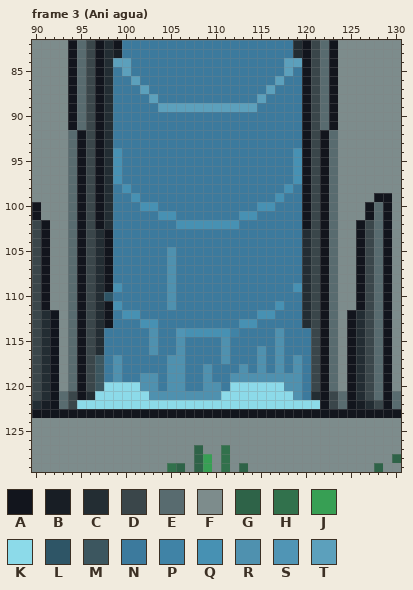
Two versions of one pixel-art file, Personal_Jessica/Checkpoint/Checkpoint-animación.aseprite. Above, as it was before the edit.
224x150 pixels, 37 frames. Colours within 5 levels of each other are drawn and written as one. Shown: frame 3 (Ani agua): x 90..130, y 82..129. The commit also changed other frames or places, which this record leaves out.
Palette (. is transparent): A #12151d  B #181e25  C #232d33  D #3a464a  E #586b6f  F #7d8c8c  G #2e6348  H #31714c  J #379f54  K #8cdae9  L #2e5566  M #3c565f  N #3c7a9d  P #4083a6  Q #4791b3  R #4f91af  S #5095b5  T #5ca0bc
New version:
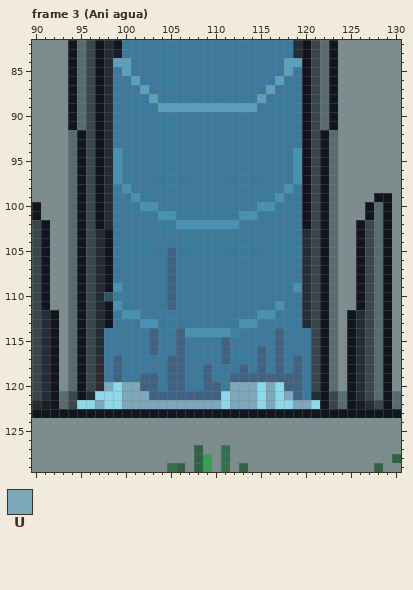
Colours new in this view: U #7ca8ba
Edits made:
layer "Destellos" opacity 24% -> 27%
Colour M changes from #3c565f to #302a35.
Colour R changes from #4f91af to #426283.
Frame 3 (Ani agua), layer "Destellos":
The author changed colour S to colour R in row 114 at x 106.
The author changed colour K to colour U in row 120 at x 98, 100 to 101, 112 to 114 and 116; in row 121 at x 100 to 102, 112 to 114, 116 and 118; in row 122 at x 97, 100 to 110, 112 to 114, 116 and 119 to 120.
Pixel boxes of the changes (left, top, right, bottom) in both pictures:
changed: (95, 247, 311, 409)
